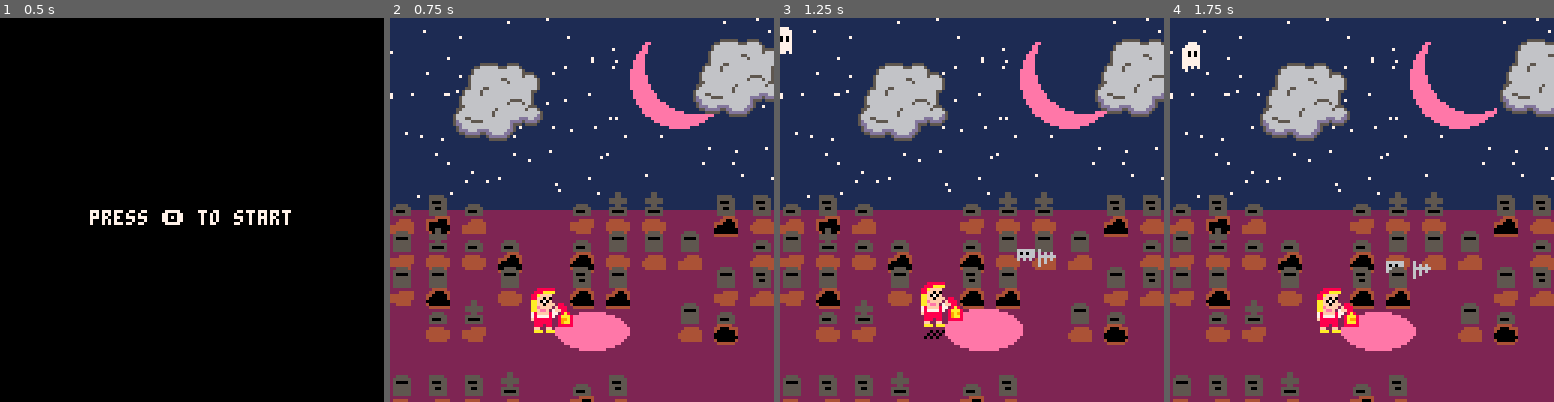
Above: before the commit, frames 1-4 (left to right).
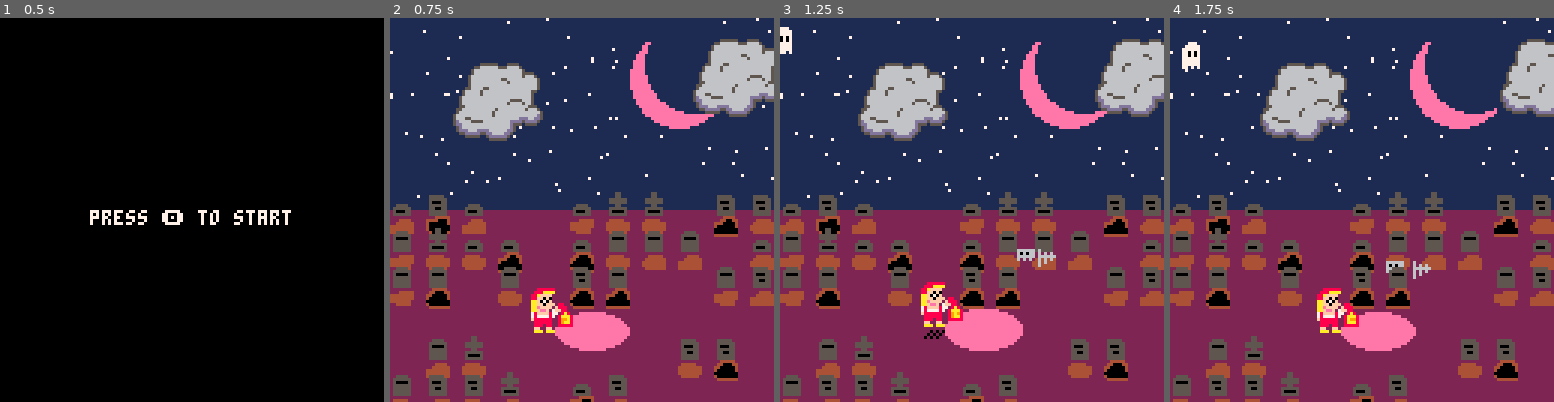
Above: after the commit, the same moments.

Repository: cmoles/ghost-hunter
Game: PICO-8 cartridge ghost_hunter.p8
Same seed, same stepped clock (60 frames per second), same inputs: the game is played once before the commit and once after it.
Inputs:
- Up to frame 1 (0.5 s): tap X (X key) at 0.33 s
- Up to frame 2 (0.75 s): tap O (Z key) at 0.7 s
- Up to frame 3 (1.25 s): tap X (X key) at 1.07 s
- Up to frame 4 (1.75 s): hold Right from 1.6 s (still down); tap O (Z key) at 1.7 s

Frame 1 is identical in both runs. In frame 2, 3.4% of the frame differs, in the area x 9-91%, y 73-95%; in frame 3, 3.4%; in frame 4, 3.4%.

Commit message:
fix path

Diff:
--- a/ghost_hunter.p8
+++ b/ghost_hunter.p8
@@ -573,9 +573,9 @@
 		hover_p=0,
 		hover_y=0,
 		turned=false,
-		frame_head=6,
-		frame_crawl_body=23,
-		frame_float_body=22,
+		frame_head=9,
+		frame_crawl_body=41,
+		frame_float_body=25,
 		x1=x0,
 		x2=x0+big_size,
 		y1=y0+big_size*2-scalar,
@@ -958,7 +958,7 @@
 			return true
 		end
 	end
-	for x in all(path_cols) do
+	for x in all(path_rows) do
 		if k==x then
 			return true
 		end
Not shown, changed: 24 lines of the sprite sheet (__gfx__) section of ghost_hunter.p8
